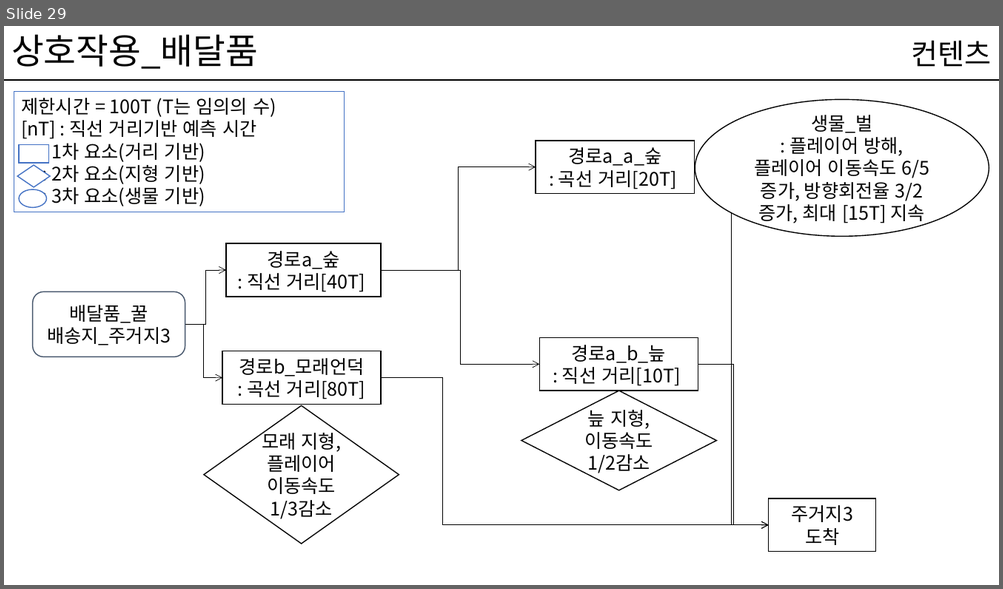
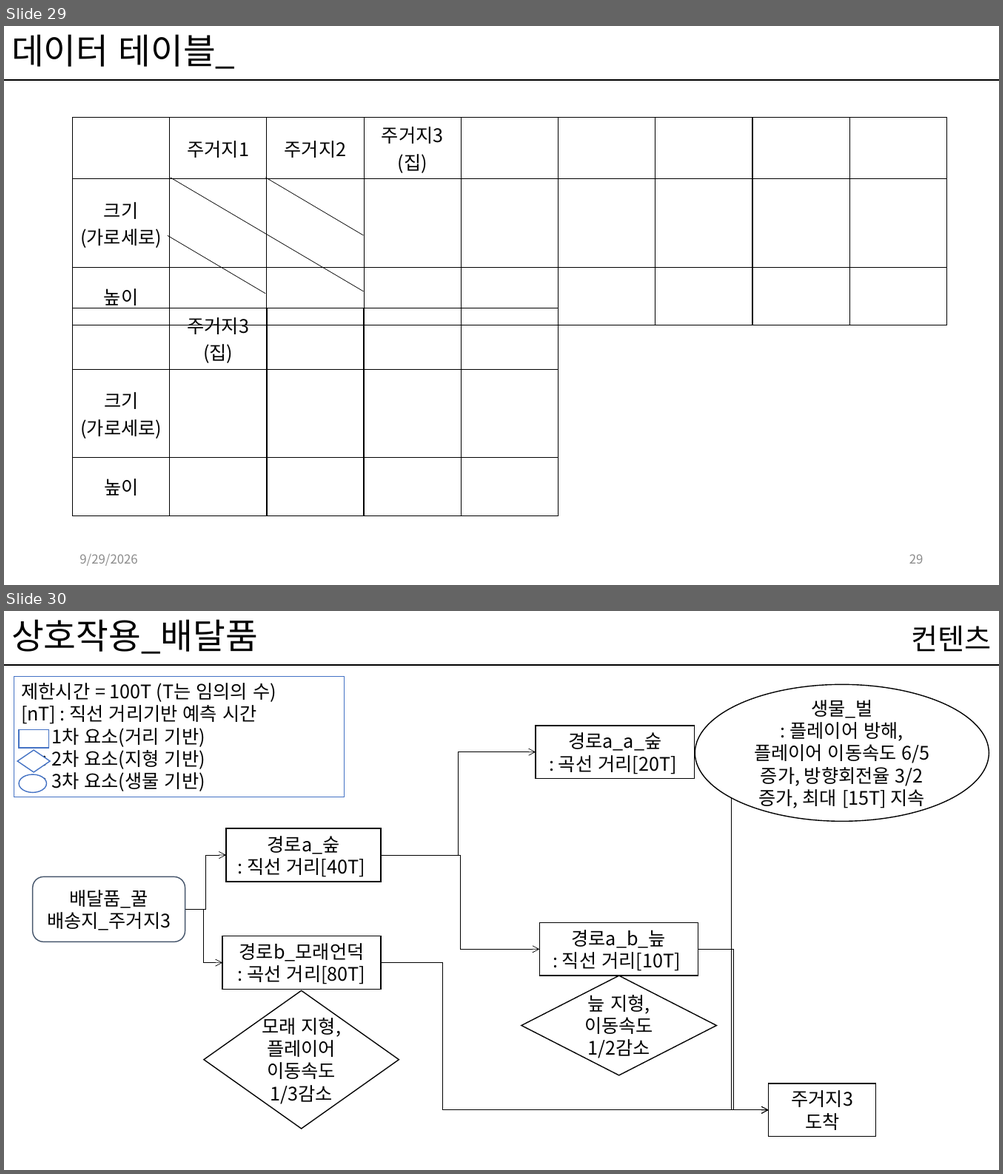
Before and after one commit to kwakyerin/2026_Graduation_Project, a slide deck: documents/HyunahKwon/design/designing/for_teammates/프로토타입_기획.pptx. Shown one above the other, each under a label of ours: slide 29 before the commit, slides 29 and 30 after it. The pictures are 1003x589 and 1003x1174 pixels, drawn with LibreOffice and Linux fonts; fonts in the diff are those of the drawing. Boxes give left, top, right and bottom in pixels: in the first picture for what was removed or moved away, otherwise in the second. Text is boxed around its words. In the diff, an @@ line names an element or a change of style, - is before the commit and + after.

```diff
--- a/documents/HyunahKwon/design/designing/for_teammates/프로토타입_기획.pptx
+++ b/documents/HyunahKwon/design/designing/for_teammates/프로토타입_기획.pptx
@@ slide 29 added at (x1=4, y1=26, x2=999, y2=585), background #FFFFFF; not listed: 1 template element that a slide beside it also shows @@
@@ title added at (x1=11, y1=34, x2=236, y2=69), 34 pt, text #000000 @@
+데이터 테이블_
@@ table added at (x1=73, y1=118, x2=945, y2=312), 3 rows, 9 columns @@
+ | 주거지1 | 주거지2 | 주거지3 (집) |  |  |  |  | 
+크기 (가로세로) |  |  |  |  |  |  |  | 
+높이 |  |  |  |  |  |  |  | 
@@ line added from (170, 178) to (364, 292), #000000 0.5 pt @@
@@ line added from (265, 178) to (364, 235), #000000 0.5 pt @@
@@ line added from (168, 235) to (265, 294), #000000 0.5 pt @@
@@ table added at (x1=73, y1=308, x2=558, y2=499), 3 rows, 5 columns @@
+ | 주거지3 (집) |  |  | 
+크기 (가로세로) |  |  |  | 
+높이 |  |  |  | 
@@ text added at (x1=79, y1=554, x2=137, y2=566), 12 pt, text #8C8C8C @@
+9/29/2026
@@ page number added at (x1=909, y1=554, x2=923, y2=564), 12 pt, text #8C8C8C @@
+29
@@ what was slide 29 is now slide 30 @@
```
Also in this commit, not shown: 17 slides changed, 1 other slide added, 3 other files.
